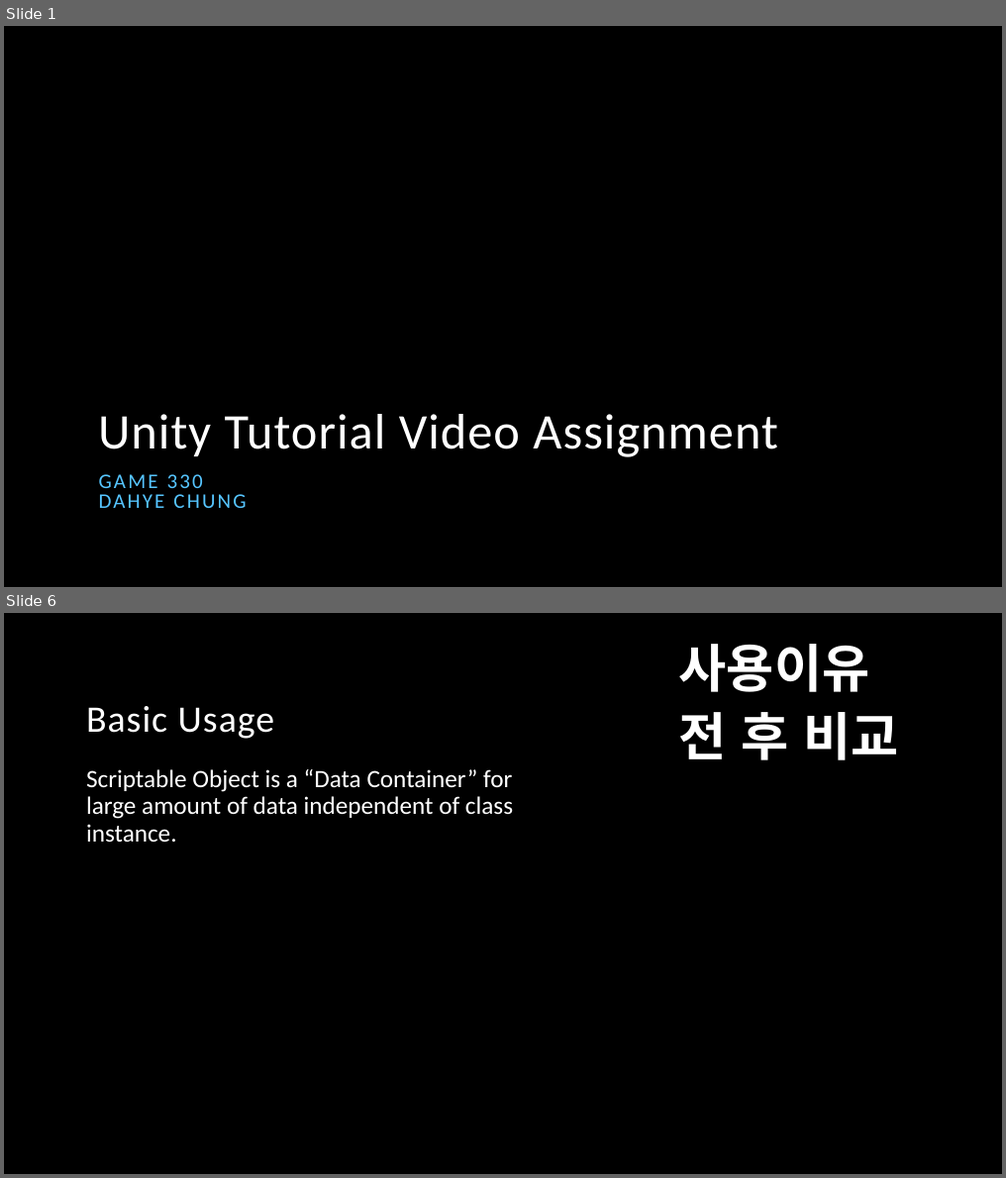
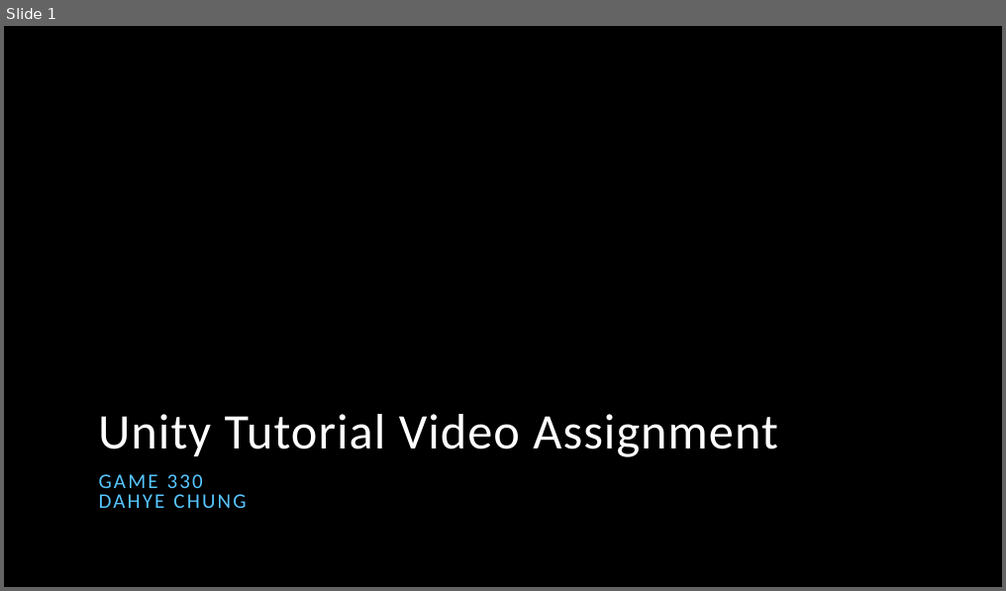
Before and after one commit to DahyeChung/2023Fall, a slide deck: Game 330 Unity/Unity Tutorial/Scriptable Object Tutorial.pptx. Shown one above the other, each under a label of ours: slides 1 and 6 before the commit, slide 1 after it; the slides between them are not shown. The pictures are 1006x1178 and 1006x591 pixels, drawn with LibreOffice and Linux fonts; fonts in the diff are those of the drawing; background and template pictures are left out. Boxes give left, top, right and bottom in pixels: in the first picture for what was removed or moved away, otherwise in the second. Text is boxed around its words. In the diff, an @@ line names an element or a change of style, - is before the commit and + after.

```diff
--- a/Game 330 Unity/Unity Tutorial/Scriptable Object Tutorial.pptx
+++ b/Game 330 Unity/Unity Tutorial/Scriptable Object Tutorial.pptx
@@ slide 6 removed at (4, 613, 1002, 1174), background picture (left out) @@
@@ text removed at (679, 644, 898, 761) @@
-사용이유
-전 후 비교
@@ title removed at (86, 706, 274, 739) @@
-Basic Usage
@@ text removed at (86, 769, 513, 843) @@
-Scriptable Object is a “Data Container” for large amount of data independent of class instance.
```
Also in this commit, not shown: 1 slide changed, 8 slides added, 4 other slides removed, 3 other files.
